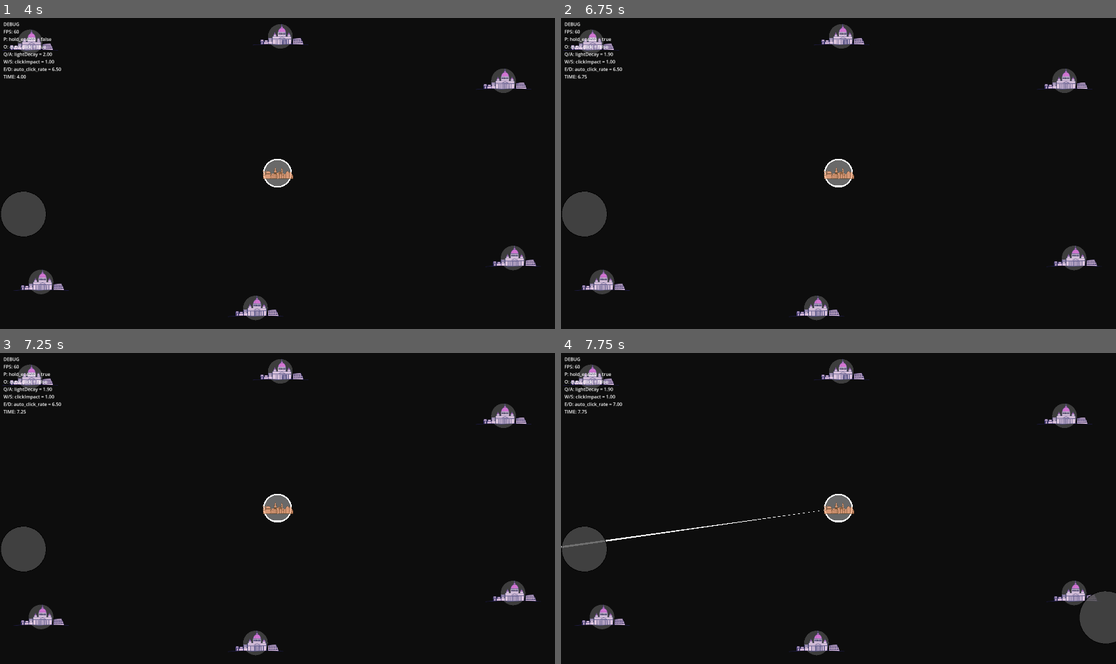
Above: before the commit, frames 1-4 (two rows, left to right).
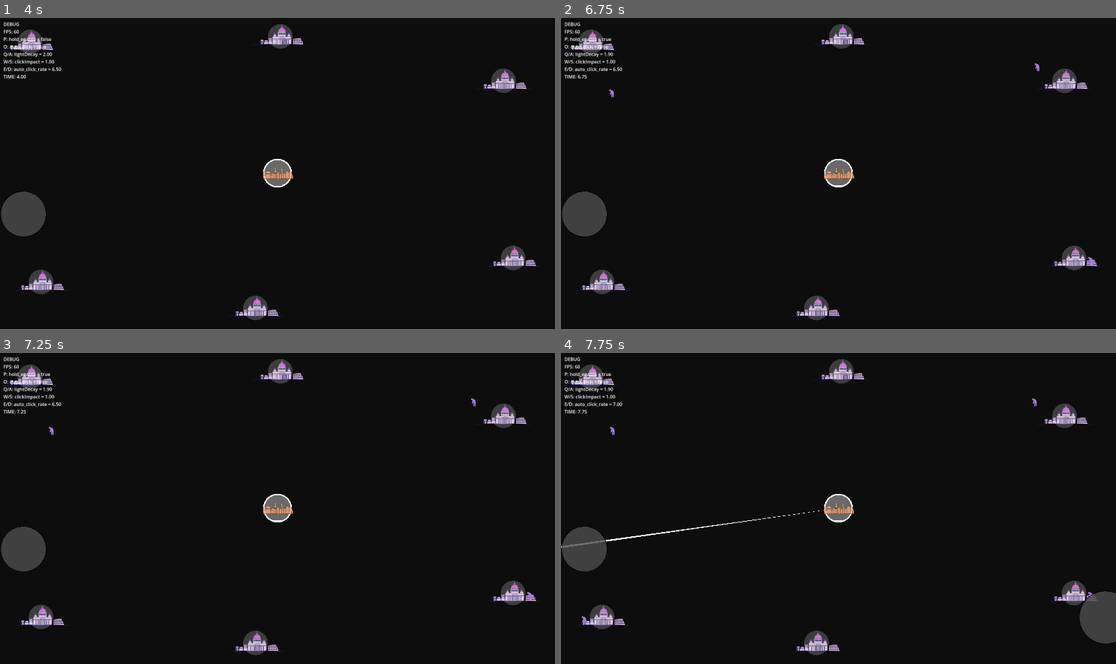
Above: after the commit, the same moments.

Repository: amirblum/OrHaolam-JLM2025
Game: Godot game, scene res://scenes/main/Main.tscn
Two runs of this game, one before a commit and one after it. Both use one fixed random seed, a clock stepped at 60 frames per second and the inputs below.
Inputs (mouse positions are in pixels of both pictures, inside the frame that each line leads up to):
- Up to frame 1 (4 s): tap Enter at 0.5, 2.75 s; move the mouse to (399, 157) at 0.52 s; hold D 0.53-1.28 s; tap P at 0.6 s; click (399, 157) at 0.67 s; tap Space at 0.77, 1.25, 1.52, 3.02, 3.77 s; move the mouse to (166, 189) at 1.27 s; hold S 1.28-2.03 s; tap O at 1.35 s; move the mouse to (333, 105) at 2.02 s; hold D 2.03-2.78 s; tap Q at 2.1 s; move the mouse to (249, 235) at 2.77 s; hold W 2.78-3.53 s; tap E at 2.85 s; click (249, 235) at 2.92 s; move the mouse to (444, 220) at 3.52 s; hold A from 3.53 s (still down); tap T at 3.6 s
- Up to frame 2 (6.75 s): tap Space at 4.25, 4.52, 6.02, 6.5 s; move the mouse to (672, 126) at 4.27 s; tap P at 4.35 s; move the mouse to (866, 173) at 5.02 s; release A at 5.03 s; hold S 5.03-5.78 s; tap O at 5.1 s; click (866, 173) at 5.17 s; tap Enter at 5.75 s; move the mouse to (755, 95) at 5.77 s; hold D 5.78-6.53 s; tap Q at 5.85 s; move the mouse to (960, 157) at 6.52 s; hold W from 6.53 s (still down); tap E at 6.6 s
- Up to frame 3 (7.25 s): keep holding W; tap Space at 6.77 s
- Up to frame 4 (7.75 s): move the mouse to (727, 524) at 7.27 s; release W at 7.28 s; hold D from 7.28 s (still down); tap T at 7.35 s; click (727, 524) at 7.42 s; tap Space at 7.52 s

Frame 1 is identical in both runs. In frame 2, less than 0.1% of the frame differs, in the area x 8-96%, y 14-80%; in frame 3, less than 0.1%; in frame 4, less than 0.1%, in the area x 3-96%, y 14-88%.

Commit message:
city spawn twiks

Diff:
--- a/scenes/city/City.gd
+++ b/scenes/city/City.gd
@@ -30,7 +30,7 @@
 var _player: Node2D = null
 
 func _ready() -> void:
-	period = spawn_rate
+	period = spawn_rate/3
 	# Get reference to the player node
 	_player = get_node_or_null("/root/Main/Player")
 	if _player == null:
--- a/scenes/main/Main.tscn
+++ b/scenes/main/Main.tscn
@@ -31,13 +31,13 @@
 position = Vector2(103.99999, 84.999985)
 spawn_rate = 12.0
 spawn_variance = 2.0
-max_spawn_radius = 150.0
+max_spawn_radius = 400.0
 min_spawn_radius = 25.0
 
 [node name="City5" parent="Cities" instance=ExtResource("3_city")]
 position = Vector2(970.0001, 65.999985)
-spawn_rate = 26.0
-spawn_variance = 4.0
+spawn_rate = 35.0
+spawn_variance = 6.0
 max_spawn_radius = 150.0
 min_spawn_radius = 25.0
 
@@ -45,13 +45,13 @@
 position = Vector2(1742, 220)
 spawn_rate = 12.0
 spawn_variance = 2.0
-max_spawn_radius = 300.0
+max_spawn_radius = 400.0
 min_spawn_radius = 25.0
 
 [node name="City3" parent="Cities" instance=ExtResource("3_city")]
 position = Vector2(883.99994, 1007)
-spawn_rate = 27.0
-spawn_variance = 6.0
+spawn_rate = 42.0
+spawn_variance = 10.0
 max_spawn_radius = 150.0
 min_spawn_radius = 25.0
 
@@ -64,7 +64,7 @@
 
 [node name="City4" parent="Cities" instance=ExtResource("3_city")]
 position = Vector2(142, 917)
-spawn_rate = 17.0
+spawn_rate = 22.0
 spawn_variance = 6.0
 max_spawn_radius = 150.0
 min_spawn_radius = 25.0
